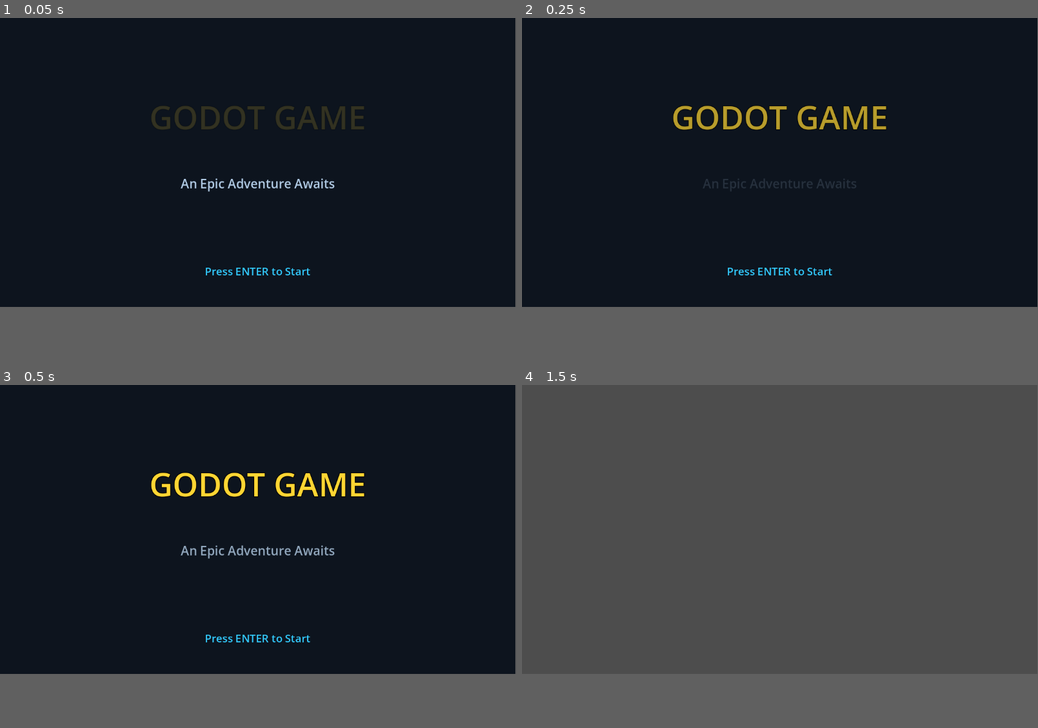
Above: before the commit, frames 1-4 (two rows, left to right).
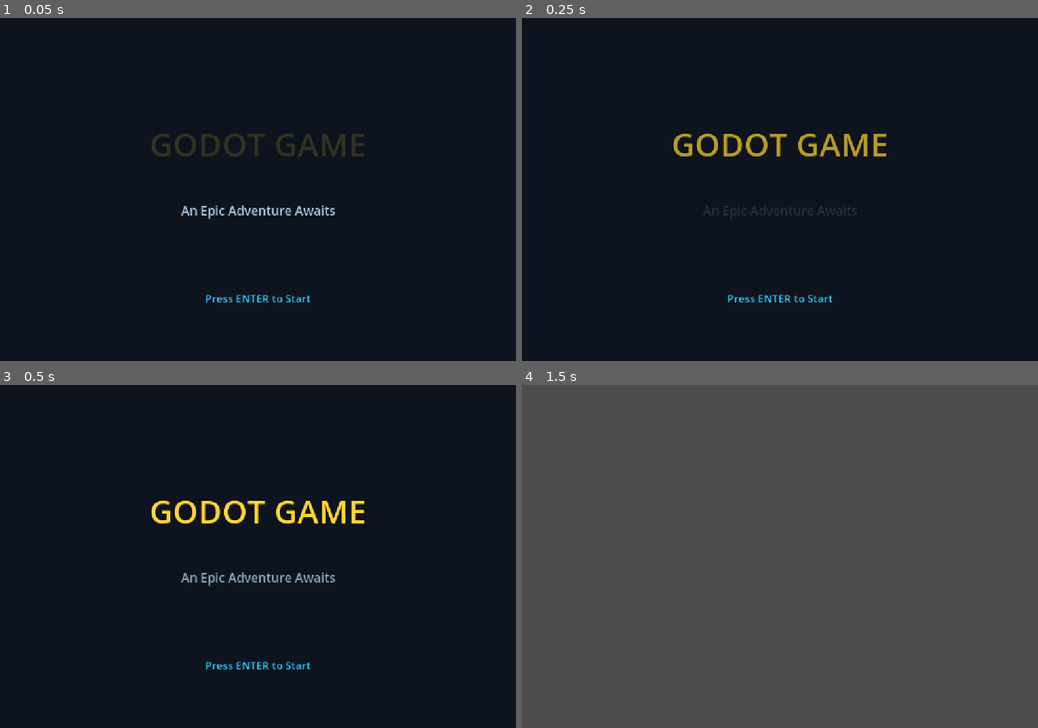
Above: after the commit, the same moments.

Repository: DoraTool/template-godot-game
Game: Godot game, scene res://scenes/title_screen.tscn
Same seed, same stepped clock (60 frames per second), same inputs: the game is played once before the commit and once after it.
Inputs:
- Up to frame 1 (0.05 s): no input
- Up to frame 2 (0.25 s): no input
- Up to frame 3 (0.5 s): no input
- Up to frame 4 (1.5 s): tap Enter (ui_accept) at 0.5, 0.77, 1.25 s
In our replay, the window is 799x449 before the commit and 800x533 after it. These sizes can differ from the game's own. Grey fills any space a smaller window leaves; there, only what the larger window draws over its background counts as a difference.

The runs differ from the first frame. In frame 1, 3.2% of the frame differs, in the area x 29-71%, y 25-83%; in frame 2, 3.3%; in frame 3, 3.8%; in frame 4, only the window size differs.

Commit message:
game keep aspect

Diff:
--- a/project.godot
+++ b/project.godot
@@ -15,6 +15,15 @@
 config/features=PackedStringArray("4.5", "GL Compatibility")
 config/icon="res://icon.svg"
 
+
+[display]
+
+window/size/viewport_width=1152
+window/size/viewport_height=768
+window/stretch/mode="canvas_items"
+window/stretch/aspect="keep"
+
+
 [autoload]
 Config="*res://autoload/config_manager.gd"
 LevelManager="*res://autoload/level_manager.gd"
